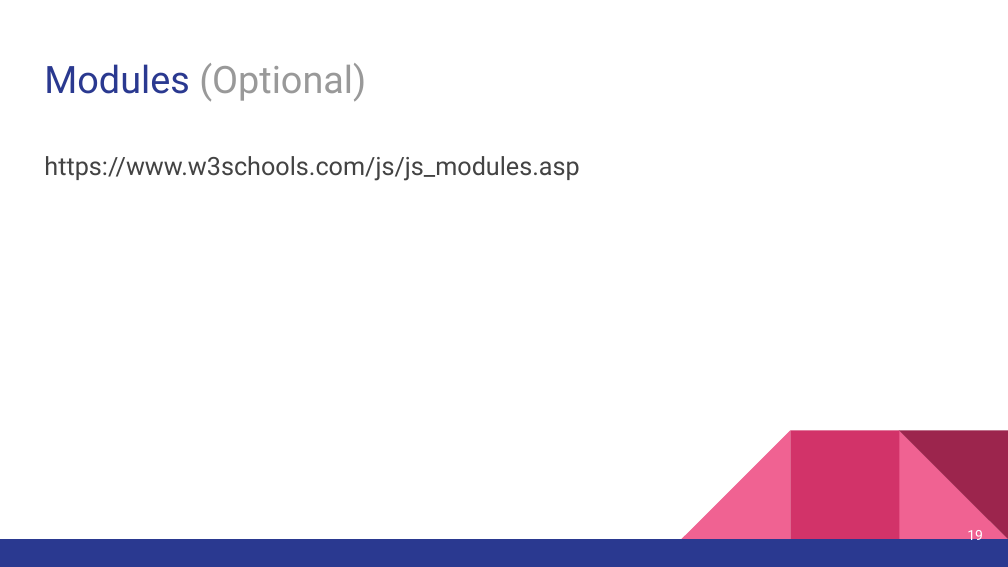
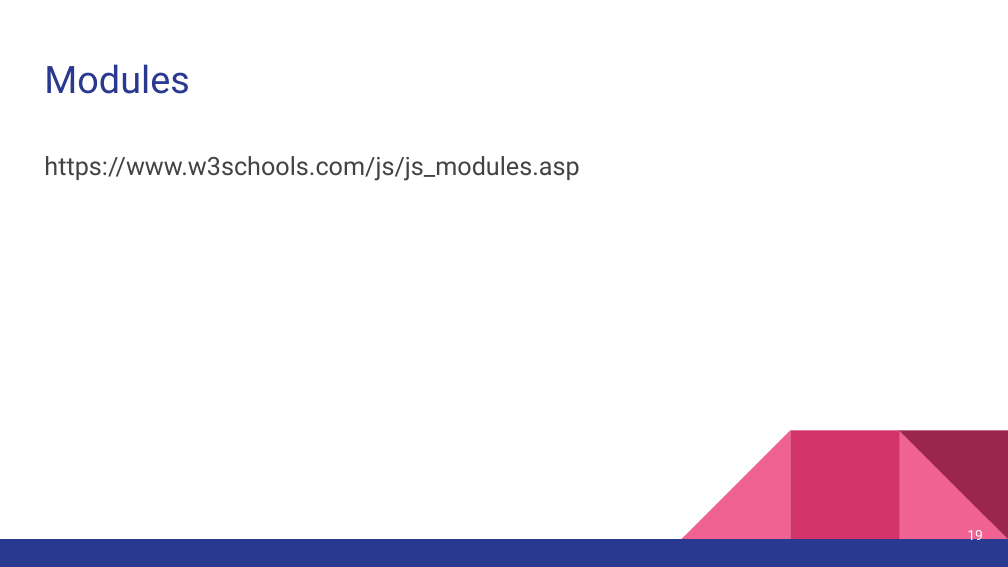
Before and after one commit to nadamedhat27/Full-Stack, a slide deck: slide 19 of JavaScript/JavaScript_Session-1.pptx. Drawn at 1008x567 pixels with LibreOffice and Linux fonts; fonts in the diff are those of the drawing. Boxes give left, top, right and bottom in pixels: in the first picture for what was removed or moved away, otherwise in the second. Text is boxed around its words. In the diff, an @@ line names an element or a change of style, - is before the commit and + after.

```diff
--- a/JavaScript/JavaScript_Session-1.pptx
+++ b/JavaScript/JavaScript_Session-1.pptx
@@ title at (44, 64, 189, 94): text changed; text colour #999999 to #2A3990 @@
-Modules (Optional)
+Modules
```
Also in this commit, not shown: 2 other slides changed, 1 other file.
